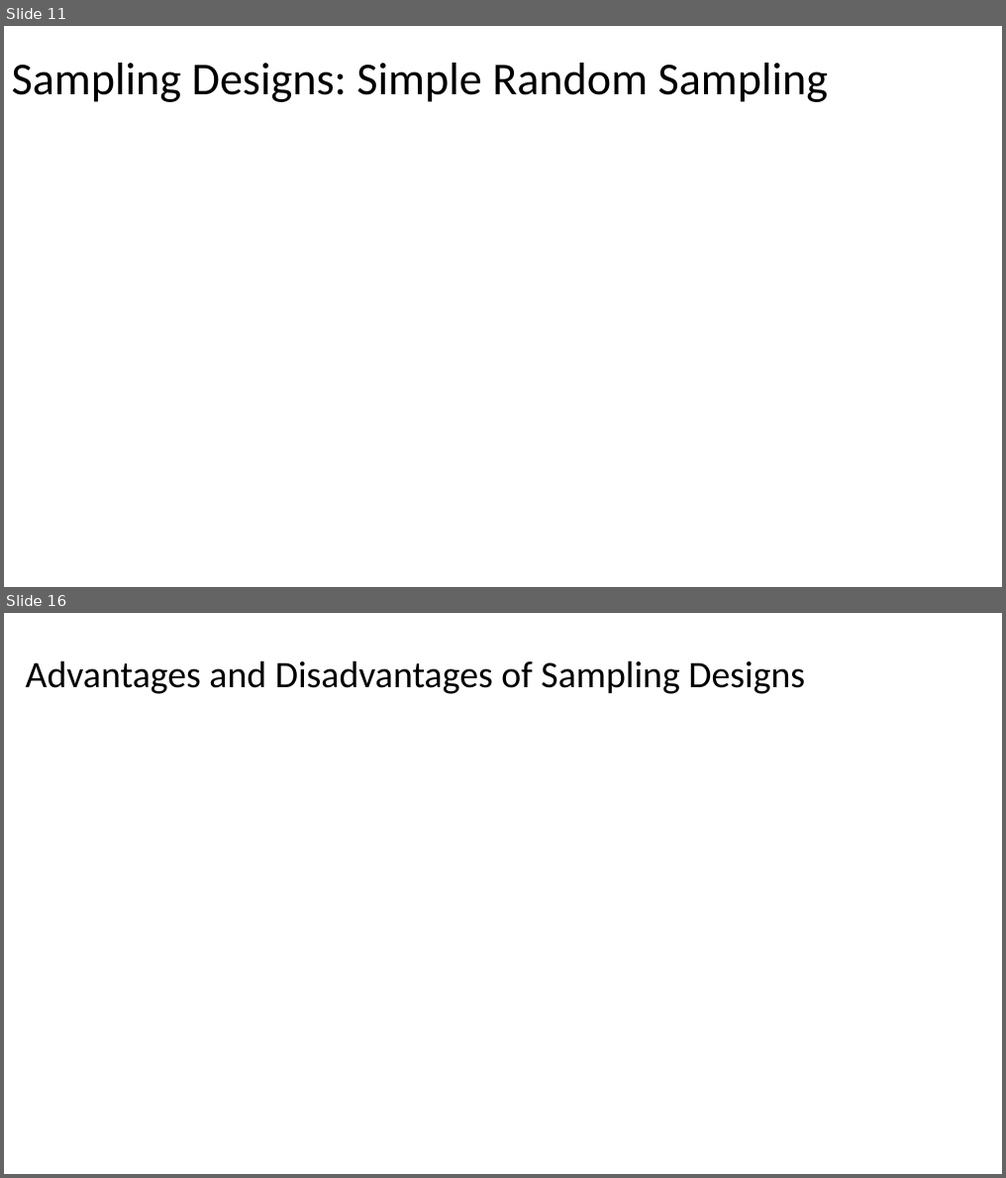
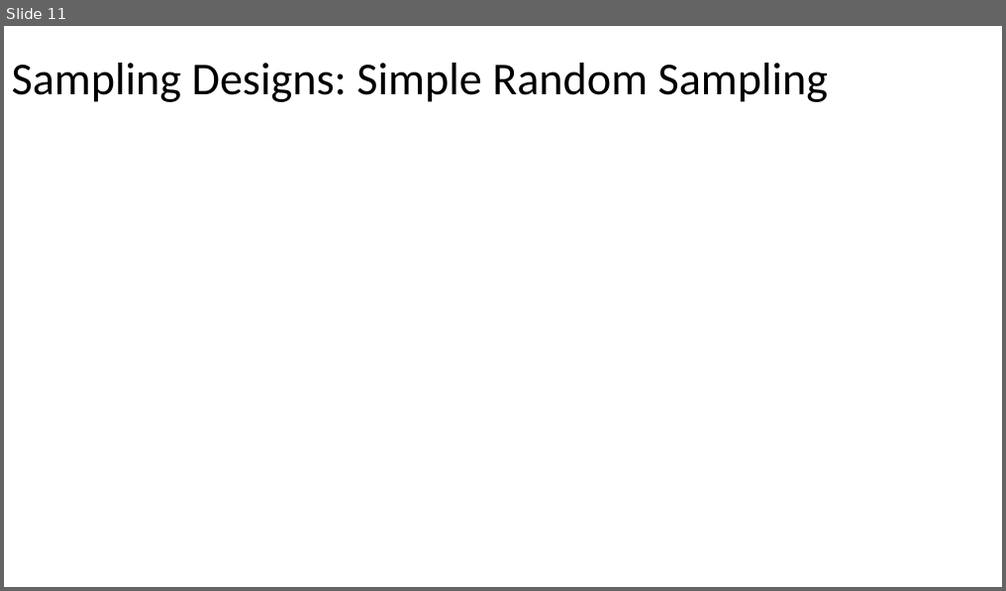
Before and after one commit to Jarred6068/UI_STAT251-03_Spring_2024, a slide deck: docs/lecture_slides/Week 5/Week5_Lecture9_Slides_2_9_2024.pptx. Shown one above the other, each under a label of ours: slides 11 and 16 before the commit, slide 11 after it; the slides between them are not shown. The pictures are 1006x1178 and 1006x591 pixels, drawn with LibreOffice and Linux fonts; fonts in the diff are those of the drawing; grey boxes stand for pictures. Boxes give left, top, right and bottom in pixels: in the first picture for what was removed or moved away, otherwise in the second. Text is boxed around its words. In the diff, an @@ line names an element or a change of style, - is before the commit and + after.

```diff
--- a/docs/lecture_slides/Week 5/Week5_Lecture9_Slides_2_9_2024.pptx
+++ b/docs/lecture_slides/Week 5/Week5_Lecture9_Slides_2_9_2024.pptx
@@ slide 16 removed at (x1=4, y1=613, x2=1002, y2=1174), background #FFFFFF @@
@@ title removed at (x1=26, y1=661, x2=805, y2=694) @@
-Advantages and Disadvantages of Sampling Designs
```
Also in this commit, not shown: 8 other slides removed, 1 other file.
